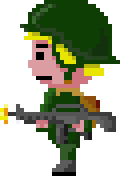
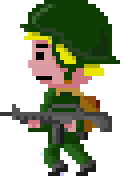
Layer changes from the first 132×176 image to the second:
removed layer "Brazo" over 0, 92, 116, 176
added layer "Capa 5" above "Capa 2" over 0, 92, 116, 176
